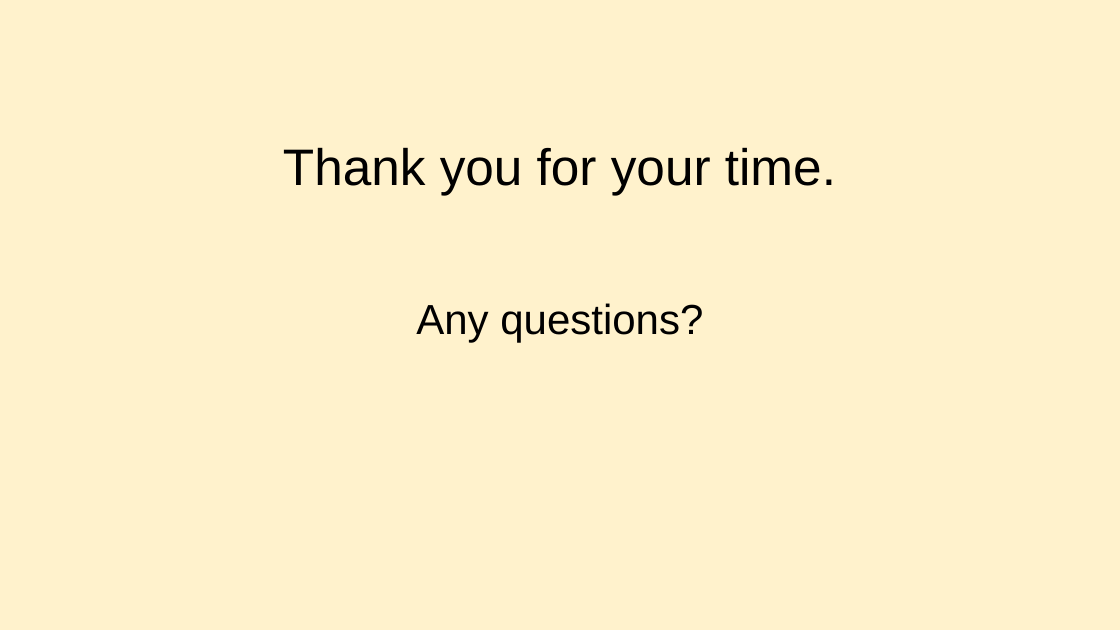
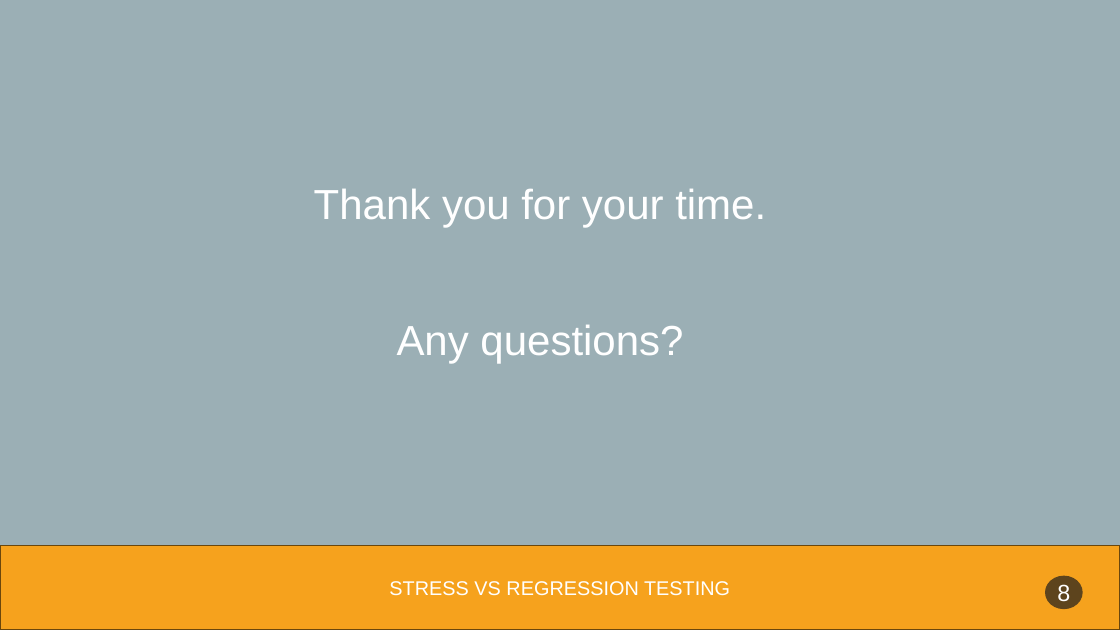
Before and after one commit to FotisFarm/PT_Test, a slide deck: slide 10 of Exercise_4/Ex4.pptx. Drawn at 1120x630 pixels with LibreOffice and Linux fonts; fonts in the diff are those of the drawing. Boxes give left, top, right and bottom in pixels: in the first picture for what was removed or moved away, otherwise in the second. Text is boxed around its words. In the diff, an @@ line names an element or a change of style, - is before the commit and + after.

```diff
--- a/Exercise_4/Ex4.pptx
+++ b/Exercise_4/Ex4.pptx
@@ background #FFF2CC to #9BAFB5 @@
@@ text "Thank you for your time.": place and size @@
-text "Thank you for your time." at box(283, 147, 836, 195)
+text "Thank you for your time." at box(314, 188, 766, 363)
@@ text "Thank you for your time." at box(314, 188, 766, 363): vertical alignment middle to bottom @@
@@ text at box(314, 188, 766, 227): size 44 to 36 pt, text colour #000000 to #FFFFFF in "Thank you for your time." @@
@@ text at box(397, 324, 683, 363): paragraph added @@
+Any questions?
@@ text removed at box(416, 303, 703, 342) @@
-Any questions?
@@ rectangle added at box(0, 545, 1120, 630), fill #F6A21D, outline #6C470D 1 pt @@
@@ text added at box(389, 581, 730, 596), 17 pt, text #FFFFFF @@
+STRESS VS REGRESSION TESTING
@@ ellipse added at box(1045, 576, 1083, 609), fill #1D1D1D at 70% opacity, 20 pt, text #FFFFFF @@
+8
```
Also in this commit, not shown: 9 other slides changed.
